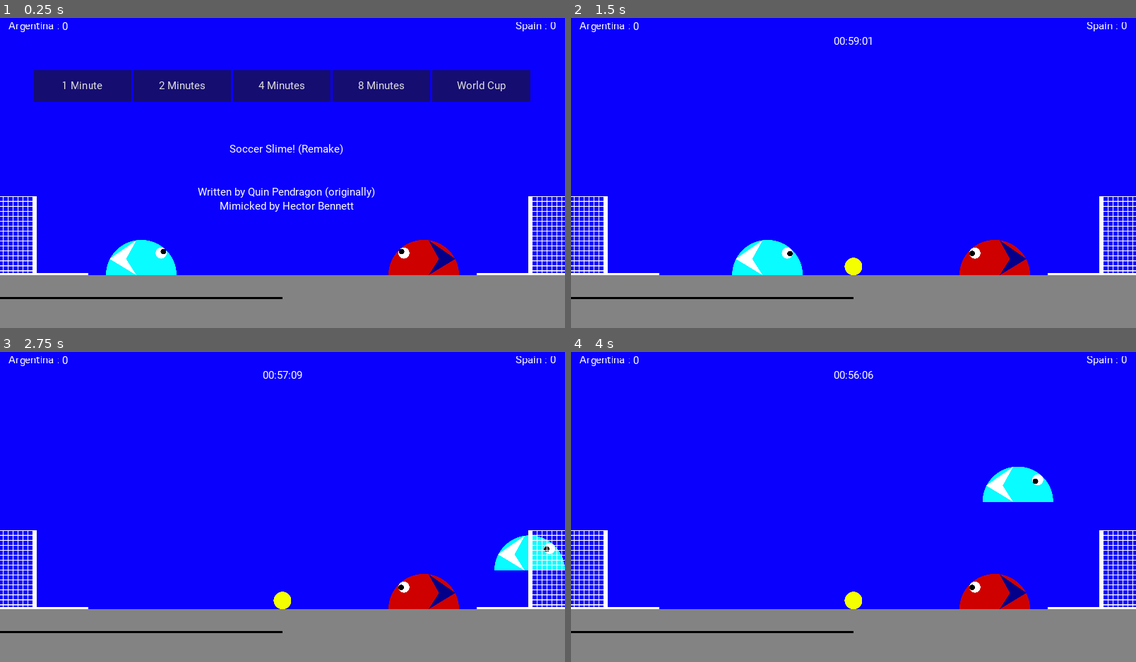
Above: before the commit, frames 1-4 (two rows, left to right).
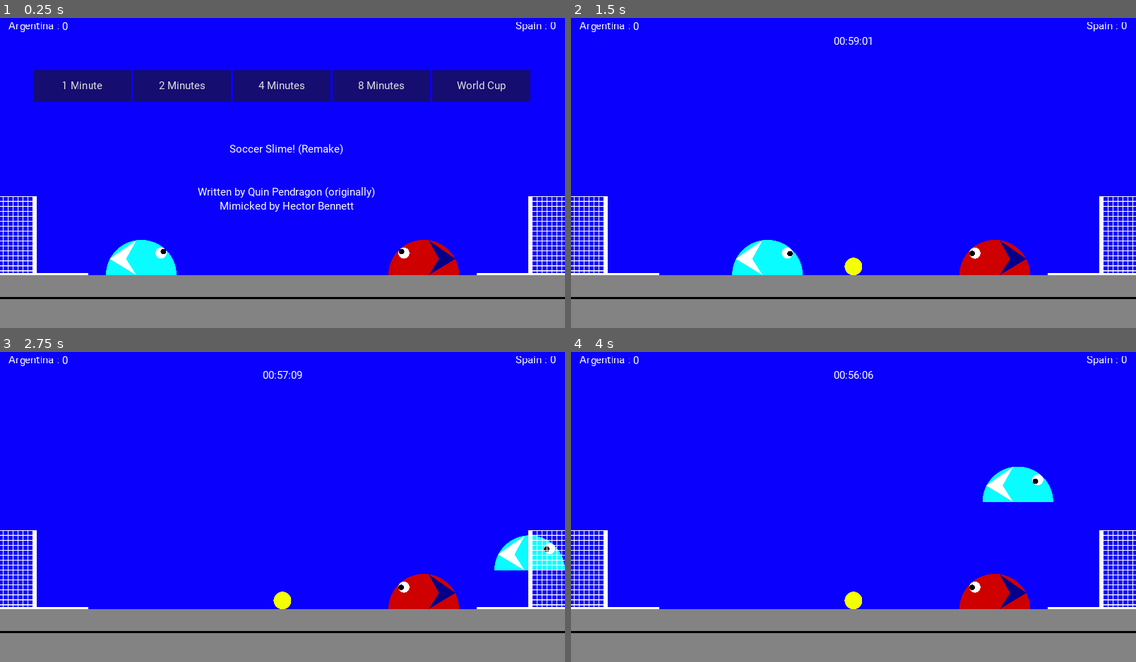
Above: after the commit, the same moments.

Repository: hectorbennett/slime-soccer
Game: Godot game, scene res://src/Main/Game.tscn
Two runs of this game, one before a commit and one after it. Both use one fixed random seed, a clock stepped at 60 frames per second and the inputs below.
Inputs:
- Up to frame 1 (0.25 s): no input
- Up to frame 2 (1.5 s): click "1 Minute" at 0.5 s; tap Enter at 1.25 s; hold D (ui_right) from 1.28 s (still down)
- Up to frame 3 (2.75 s): keep holding D (ui_right); tap W (ui_up) at 1.52, 2.27 s
- Up to frame 4 (4 s): release D (ui_right) at 2.78 s; hold A (ui_left) 2.78-3.53 s; hold D (ui_right) from 3.53 s (still down); tap W (ui_up) at 3.77 s

The runs differ from the first frame. In frame 1, 0.3% of the frame differs, in the area x 50-100%, y 90-91%; in frame 2, 0.3%; in frame 3, 0.3%; in frame 4, 0.3%.

Commit message:
Add goal hanging to right player

Diff:
--- a/src/Ball/Ball.gd
+++ b/src/Ball/Ball.gd
@@ -9,17 +9,15 @@
 
 func _integrate_forces(state: Physics2DDirectBodyState) -> void:
 	if resetState:
-		_reset(state)
+		set_mode(RigidBody2D.MODE_STATIC)
+		state.transform = Transform2D(0.0, initialPosition)
+		state.linear_velocity = Vector2(0,0)
+		state.angular_velocity = 0
+		resetState = false
+		set_mode(RigidBody2D.MODE_RIGID)
 
 func reset() -> void:
 	resetState = true
-
-func _reset(state: Physics2DDirectBodyState) -> void:
-	state.transform = Transform2D(0.0, initialPosition)
-	state.linear_velocity = Vector2(0,0)
-	state.angular_velocity = 0
-	set_mode(RigidBody2D.MODE_STATIC)
-	resetState = false
 
 func _on_Game_game_started() -> void:
 	show()
--- a/src/Gui/Gui.gd
+++ b/src/Gui/Gui.gd
@@ -83,6 +83,16 @@
 	display_message('{team_name} scores!\nClick mouse for replay...'.format({'team_name': team_name}))
 	update_left_label()
 
+func _on_GoalLeft_goal_hanged() -> void:
+	var team_name = $"../SlimeLeft".team['name']
+	display_message('{team_name} goal hanged!\nClick mouse for replay...'.format({'team_name': team_name}))
+	update_right_label()
+
+func _on_GoalRight_goal_hanged() -> void:
+	var team_name = $"../SlimeRight".team['name']
+	display_message('{team_name} goal hanged!\nClick mouse for replay...'.format({'team_name': team_name}))
+	update_right_label()
+
 func _on_Game_game_started() -> void:
 	hide_splash()
 	show_timer()
@@ -93,4 +103,6 @@
 
 func _on_GoalLeft_goal_hanging_value_changed(value) -> void:
 	$LeftGoalHangingProgressBar.value = value
-	pass # Replace with function body.
+
+func _on_GoalRight_goal_hanging_value_changed(value) -> void:
+	$RightGoalHangingProgressBar.value = value
--- a/src/Gui/Gui.tscn
+++ b/src/Gui/Gui.tscn
@@ -15,6 +15,31 @@
 margin_bottom = 576.0
 theme = ExtResource( 1 )
 script = ExtResource( 3 )
+__meta__ = {
+"_edit_use_anchors_": false
+}
+
+[node name="LeftGoalHangingProgressBar" type="ProgressBar" parent="."]
+margin_top = 520.0
+margin_right = 512.0
+margin_bottom = 523.0
+custom_styles/fg = SubResource( 2 )
+custom_styles/bg = SubResource( 3 )
+value = 100.0
+percent_visible = false
+__meta__ = {
+"_edit_use_anchors_": false
+}
+
+[node name="RightGoalHangingProgressBar" type="ProgressBar" parent="."]
+margin_left = 512.0
+margin_top = 520.0
+margin_right = 1024.0
+margin_bottom = 523.0
+custom_styles/fg = SubResource( 2 )
+custom_styles/bg = SubResource( 3 )
+value = 100.0
+percent_visible = false
 __meta__ = {
 "_edit_use_anchors_": false
 }
@@ -139,14 +164,16 @@
 "_edit_use_anchors_": false
 }
 
-[node name="LeftGoalHangingProgressBar" type="ProgressBar" parent="."]
-margin_top = 520.0
-margin_right = 512.0
-margin_bottom = 523.0
-custom_styles/fg = SubResource( 2 )
-custom_styles/bg = SubResource( 3 )
-value = 100.0
-percent_visible = false
+[node name="Message" type="RichTextLabel" parent="."]
+anchor_left = 0.5
+anchor_top = 1.0
+anchor_right = 0.5
+anchor_bottom = 1.0
+margin_left = -176.5
+margin_top = -82.0
+margin_right = 176.5
+margin_bottom = -24.0
+bbcode_enabled = true
 __meta__ = {
 "_edit_use_anchors_": false
 }
@@ -167,20 +194,6 @@
 "_edit_use_anchors_": false
 }
 
-[node name="Message" type="RichTextLabel" parent="."]
-anchor_left = 0.5
-anchor_top = 1.0
-anchor_right = 0.5
-anchor_bottom = 1.0
-margin_left = -176.5
-margin_top = -82.0
-margin_right = 176.5
-margin_bottom = -24.0
-bbcode_enabled = true
-__meta__ = {
-"_edit_use_anchors_": false
-}
-
 [connection signal="button_up" from="Splash/Menu/1Min" to="." method="_on_1Min_button_up"]
 [connection signal="button_down" from="Splash/Menu/2Min" to="." method="_on_2Min_button_down"]
 [connection signal="button_up" from="Splash/Menu/4Min" to="." method="_on_4Min_button_up"]
--- a/src/Main/Game.tscn
+++ b/src/Main/Game.tscn
@@ -34,7 +34,7 @@
 UI_DOWN = "ui_down_p2"
 DIRECTION = ""
 INITIAL_TEAM_INDEX = 1
-INITIAL_POSITION = Vector2( 256, 768 )
+INITIAL_POSITION = Vector2( 768, 448 )
 
 [node name="Ball" parent="." instance=ExtResource( 2 )]
 position = Vector2( 512, 288 )
@@ -116,13 +116,17 @@
 [connection signal="change_team" from="SlimeLeft" to="Gui" method="_on_SlimeLeft_change_team"]
 [connection signal="change_team" from="SlimeRight" to="Gui" method="_on_SlimeRight_change_team"]
 [connection signal="goal_hanged" from="GoalLeft" to="." method="_on_GoalLeft_goal_hanged"]
+[connection signal="goal_hanged" from="GoalLeft" to="Gui" method="_on_GoalLeft_goal_hanged"]
 [connection signal="goal_hanging_value_changed" from="GoalLeft" to="Gui" method="_on_GoalLeft_goal_hanging_value_changed"]
 [connection signal="scored" from="GoalLeft" to="." method="_on_GoalLeft_scored"]
 [connection signal="scored" from="GoalLeft" to="Gui" method="_on_GoalLeft_scored"]
 [connection signal="goal_hanged" from="GoalRight" to="." method="_on_GoalRight_goal_hanged"]
+[connection signal="goal_hanged" from="GoalRight" to="Gui" method="_on_GoalRight_goal_hanged"]
+[connection signal="goal_hanging_value_changed" from="GoalRight" to="Gui" method="_on_GoalRight_goal_hanging_value_changed"]
 [connection signal="scored" from="GoalRight" to="." method="_on_GoalRight_scored"]
 [connection signal="scored" from="GoalRight" to="Gui" method="_on_GoalRight_scored"]
 [connection signal="timeout" from="GameTimer" to="." method="_on_GameTimer_timeout"]
 [connection signal="message_completed" from="Gui" to="SlimeLeft" method="_on_Gui_message_completed"]
+[connection signal="message_completed" from="Gui" to="SlimeRight" method="_on_Gui_message_completed"]
 [connection signal="message_completed" from="Gui" to="Ball" method="_on_Gui_message_completed"]
 [connection signal="start_game" from="Gui" to="." method="_on_Gui_start_game"]
